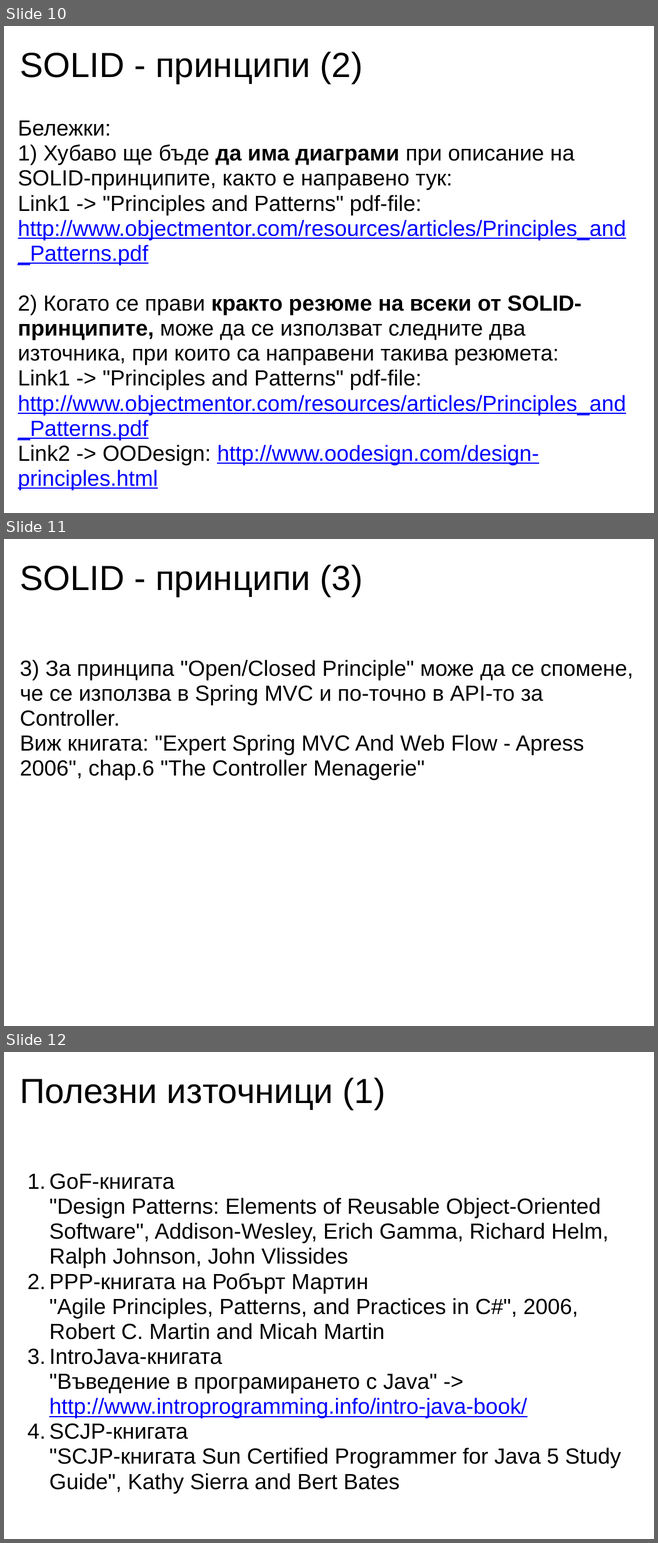
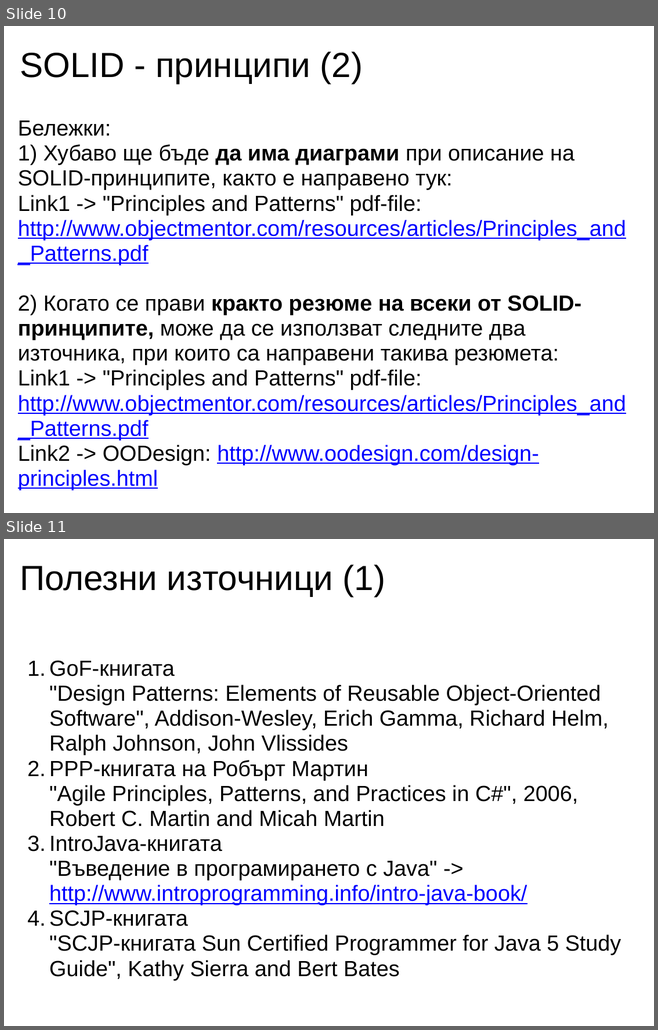
Before and after one commit to uamartins/design-patterns-book, a slide deck: resources/Chapter-03-Principles-of-OOD/Chapter-03-Principles-of-Object-Oriented-Design.ppt. Shown one above the other, each under a label of ours: slides 10, 11 and 12 before the commit, slides 10 and 11 after it. The pictures are 658x1543 and 658x1030 pixels, drawn with LibreOffice and Linux fonts; fonts in the diff are those of the drawing. Boxes give left, top, right and bottom in pixels: in the first picture for what was removed or moved away, otherwise in the second. Text is boxed around its words. In the diff, an @@ line names an element or a change of style, - is before the commit and + after.

```diff
--- a/resources/Chapter-03-Principles-of-OOD/Chapter-03-Principles-of-Object-Oriented-Design.ppt
+++ b/resources/Chapter-03-Principles-of-OOD/Chapter-03-Principles-of-Object-Oriented-Design.ppt
@@ slide 11 removed at (4,539,654,1026), background #FFFFFF @@
@@ title removed at (20,565,363,596) @@
-SOLID - принципи (3)
@@ text removed at (20,660,633,780) @@
-3) За принципа "Open/Closed Principle" може да се спомене, че се използва в Spring MVC и по-точно в API-то за Controller.
-Виж книгата: "Expert Spring MVC And Web Flow - Apress 2006", chap.6 "The Controller Menagerie"
@@ what was slide 12 is now slide 11 @@
```
Also in this commit, not shown: 2 slides changed, 1 other file.
